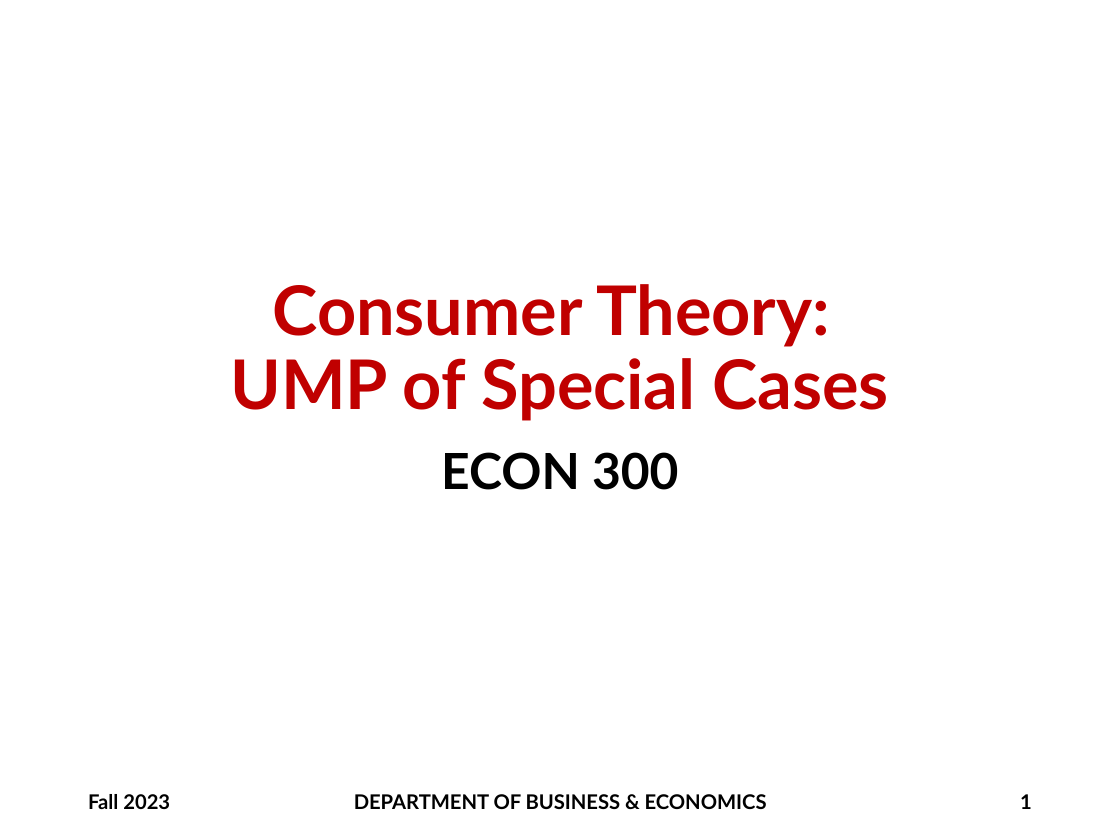
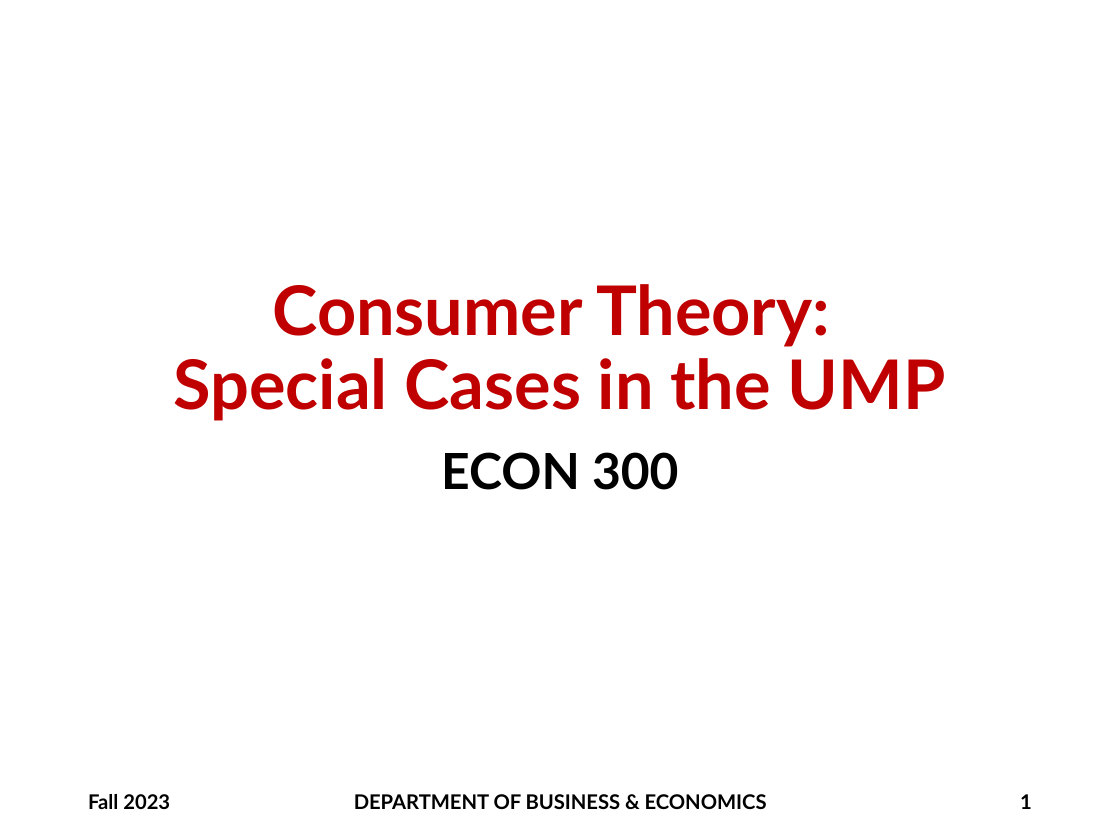
Before and after one commit to brianhwpark/brianhwpark.github.io, a slide deck: slide 1 of files/teaching-resources/monmouthcollege-econ-300/ECON300-LEC10.pptx. Drawn at 1120x840 pixels with LibreOffice and Linux fonts; fonts in the diff are those of the drawing; background and template pictures are left out. Boxes give left, top, right and bottom in pixels: in the first picture for what was removed or moved away, otherwise in the second. Text is boxed around its words. In the diff, an @@ line names an element or a change of style, - is before the commit and + after.

```diff
--- a/files/teaching-resources/monmouthcollege-econ-300/ECON300-LEC10.pptx
+++ b/files/teaching-resources/monmouthcollege-econ-300/ECON300-LEC10.pptx
@@ title at <box>174,284,946,421</box>: text changed @@
-Consumer Theory:
-UMP of Special Cases
+Consumer Theory:
+Special Cases in the UMP
```
Also in this commit, not shown: 1 other slide changed, 3 slides added, 5 other files.
